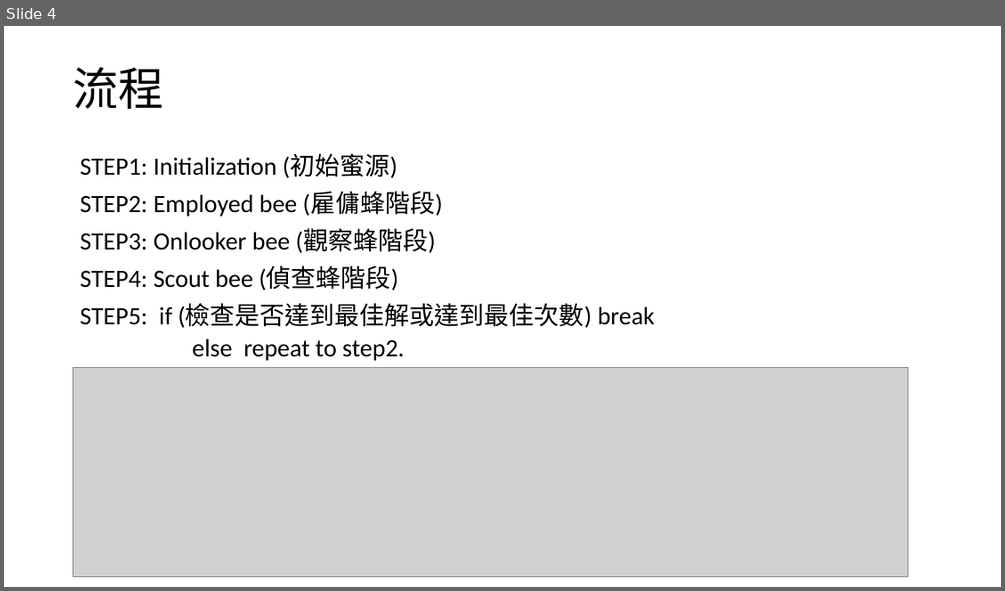
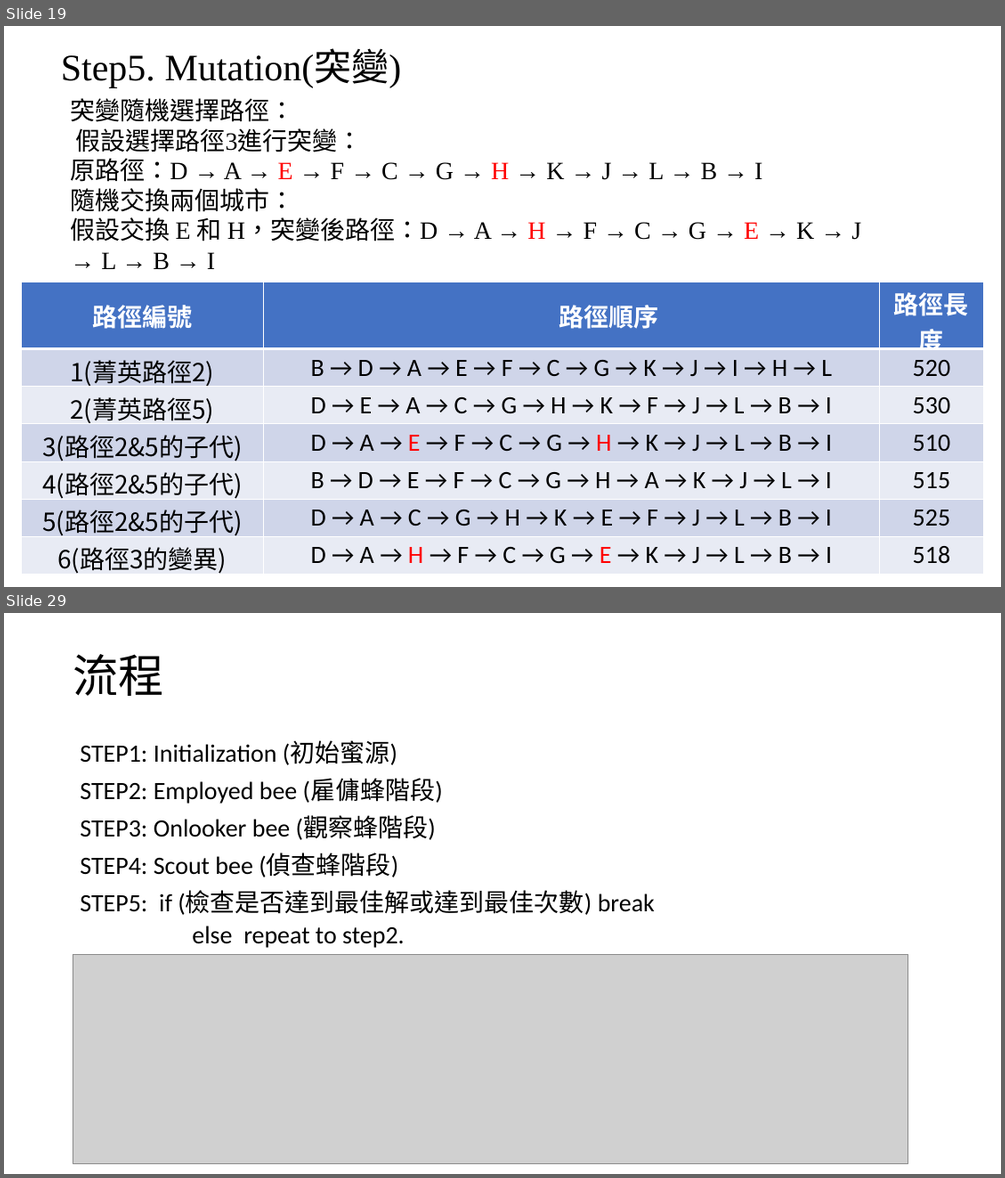
Before and after one commit to dreamakerChao/algorithm_final, a slide deck: 高等演算法報告.pptx. Shown one above the other, each under a label of ours: slide 4 before the commit, slides 19 and 29 after it; the slides between them are not shown. The pictures are 1005x591 and 1005x1178 pixels, drawn with LibreOffice and Linux fonts; fonts in the diff are those of the drawing; grey boxes stand for pictures. Boxes give left, top, right and bottom in pixels: in the first picture for what was removed or moved away, otherwise in the second. Text is boxed around its words. In the diff, an @@ line names an element or a change of style, - is before the commit and + after.

```diff
--- a/高等演算法報告.pptx
+++ b/高等演算法報告.pptx
@@ slide 19 added at (4, 26, 1001, 587), background #FFFFFF @@
@@ text added at (61, 51, 402, 87), 36 pt, text #000000 @@
+Step5. Mutation(突變)
@@ text added at (70, 98, 861, 269), 24 pt, text #000000 @@
+突變隨機選擇路徑：
+假設選擇路徑3進行突變：
+原路徑：D → A → E → F → C → G → H → K → J → L → B → I
+隨機交換兩個城市：
+假設交換 E 和 H，突變後路徑：D → A → H → F → C → G → E → K → J → L → B → I
@@ table added at (21, 281, 984, 577), 7 rows, 3 columns @@
+路徑編號 | 路徑順序 | 路徑長度
+1(菁英路徑2) | B → D → A → E → F → C → G → K → J → I → H → L | 520
+2(菁英路徑5) | D → E → A → C → G → H → K → F → J → L → B → I | 530
+3(路徑2&5的子代) | D → A → E → F → C → G → H → K → J → L → B → I | 510
+4(路徑2&5的子代) | B → D → E → F → C → G → H → A → K → J → L → I | 515
+5(路徑2&5的子代) | D → A → C → G → H → K → E → F → J → L → B → I | 525
+6(路徑3的變異) | D → A → H → F → C → G → E → K → J → L → B → I | 518
@@ what was slide 4 is now slide 29 @@
```
Also in this commit, not shown: 4 slides changed, 31 other slides added, 1 slide removed, 7 other files.
